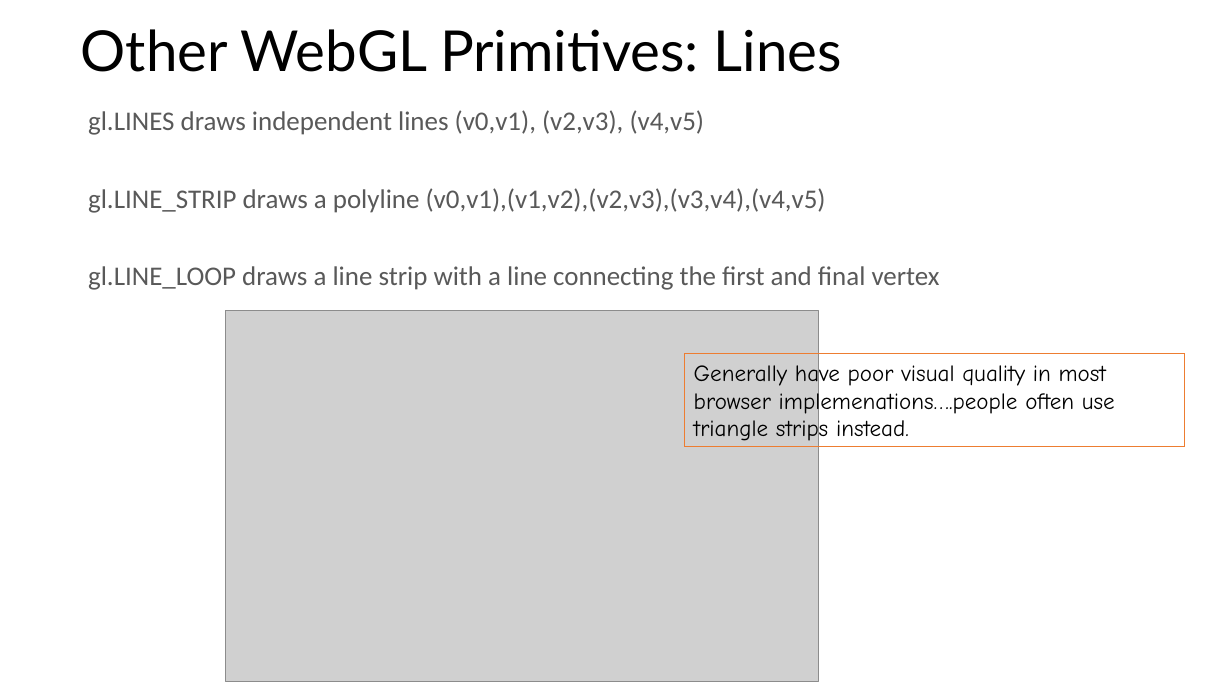
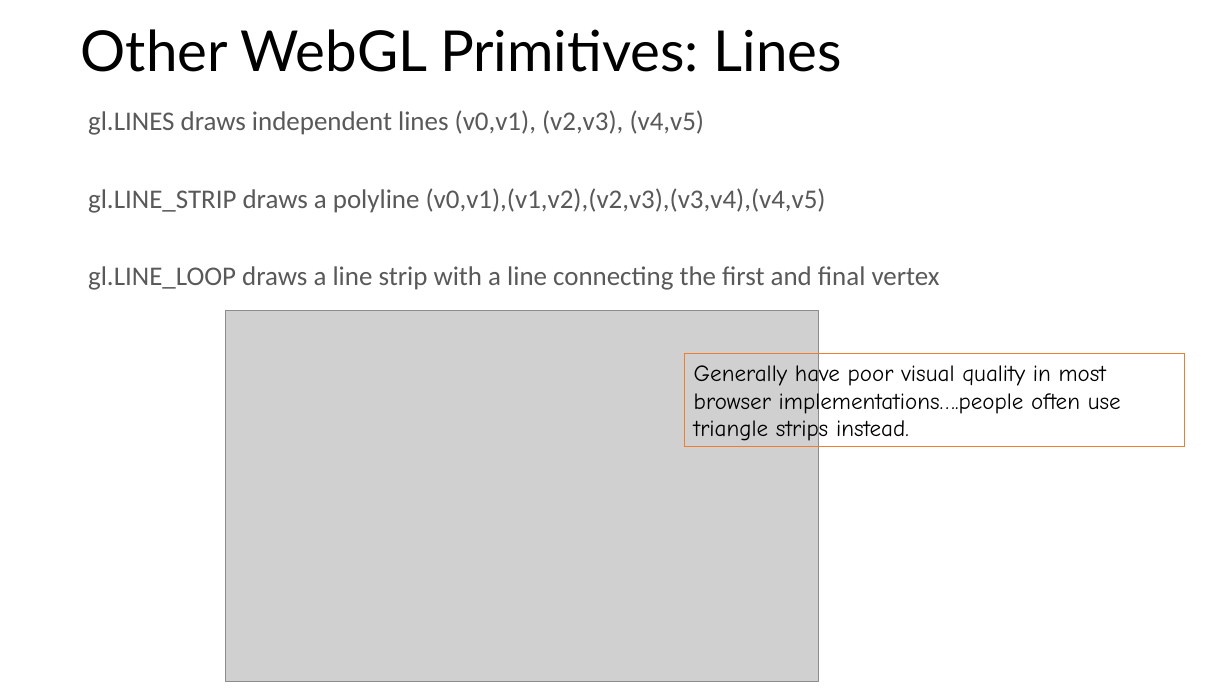
Before and after one commit to illinois-cs418/cs418CourseMaterial, a slide deck: slide 23 of Lectures/CS418-Lecture9-BasicMeshing.pptx. Drawn at 1232x693 pixels with LibreOffice and Linux fonts; fonts in the diff are those of the drawing; grey boxes stand for pictures. Boxes give left, top, right and bottom in pixels: in the first picture for what was removed or moved away, otherwise in the second. Text is boxed around its words. In the diff, an @@ line names an element or a change of style, - is before the commit and + after.

```diff
--- a/Lectures/CS418-Lecture9-BasicMeshing.pptx
+++ b/Lectures/CS418-Lecture9-BasicMeshing.pptx
@@ text in rectangle at (694, 361, 1121, 444): text changed @@
-Generally have poor visual quality in most browser implemenations….people often use triangle strips instead.
+Generally have poor visual quality in most browser implementations….people often use triangle strips instead.
```
Also in this commit, not shown: 2 other slides changed.
